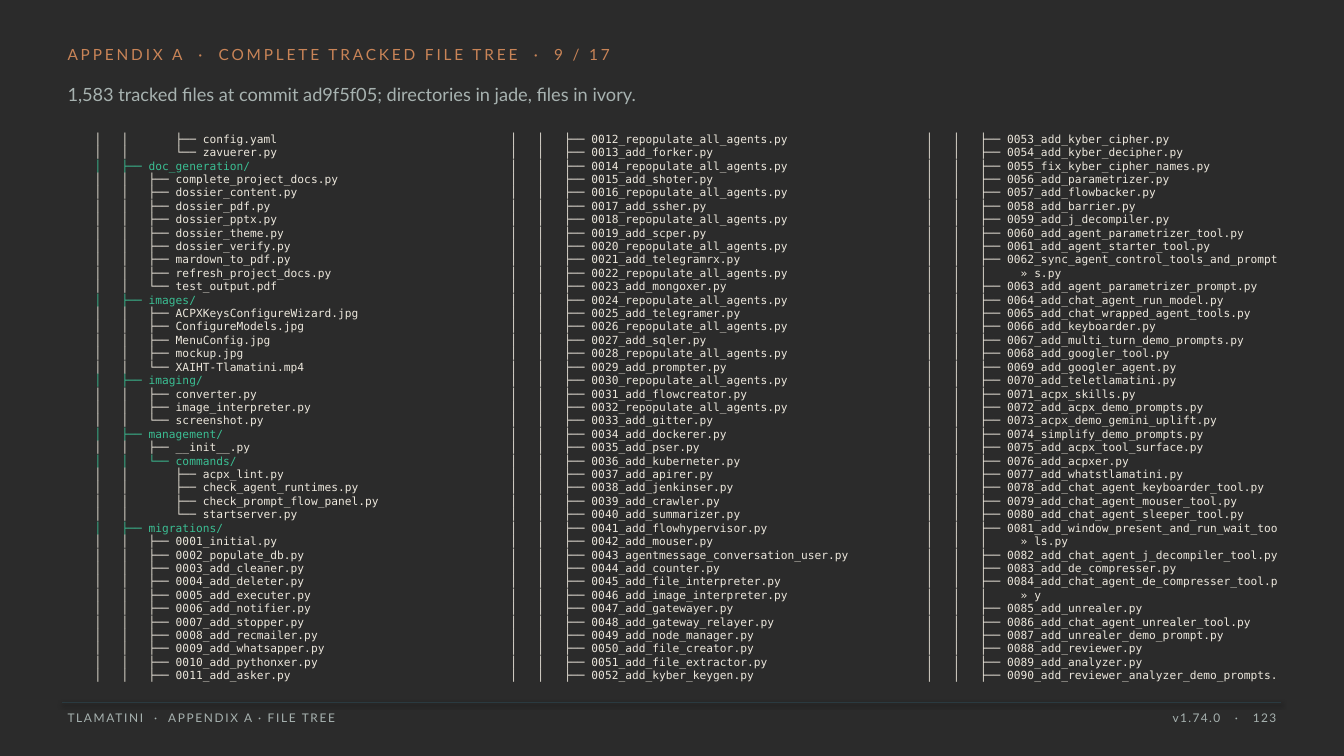
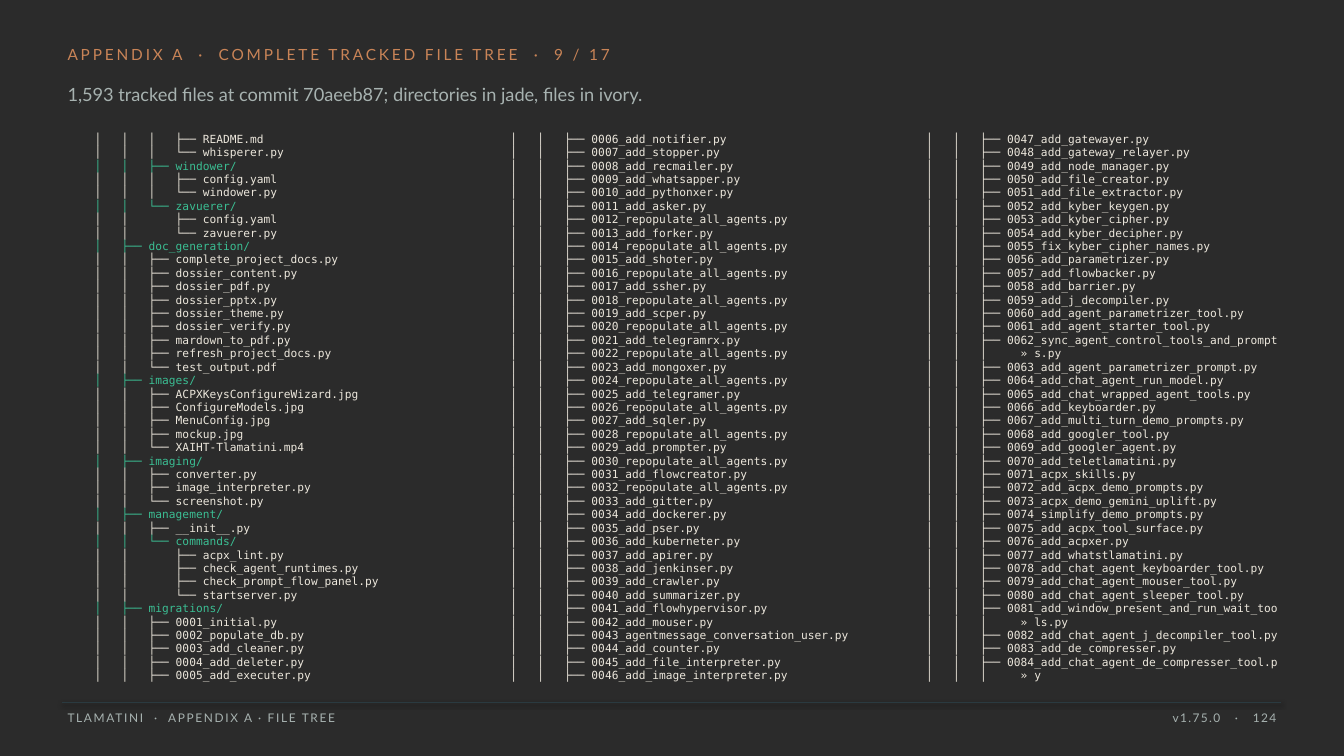
Before and after one commit to XAIHT/Tlamatini, a slide deck: slide 124 of Tlamatini_eXtended_Artificial_Intelligence_Humanly_Tempered.pptx (slide 123 before the commit). Drawn at 1344x756 pixels with LibreOffice and Linux fonts; fonts in the diff are those of the drawing; background and template pictures are left out; a plain dark background stands for a picture behind light text. Boxes give left, top, right and bottom in pixels: in the first picture for what was removed or moved away, otherwise in the second. Text is boxed around its words. In the diff, an @@ line names an element or a change of style, - is before the commit and + after.

```diff
--- a/Tlamatini_eXtended_Artificial_Intelligence_Humanly_Tempered.pptx
+++ b/Tlamatini_eXtended_Artificial_Intelligence_Humanly_Tempered.pptx
@@ text at bbox=[68, 87, 642, 104]: text changed @@
-1,583 tracked files at commit ad9f5f05; directories in jade, files in ivory.
+1,593 tracked files at commit 70aeeb87; directories in jade, files in ivory.
@@ text at bbox=[176, 134, 284, 213]: paragraphs added @@
+│ │ │ ├── README.md
+│ │ │ └── whisperer.py
+│ │ ├── windower/
+│ │ │ ├── config.yaml
+│ │ │ └── windower.py
+│ │ └── zavuerer/
@@ text at bbox=[591, 134, 740, 213]: paragraphs added @@
+│ │ ├── 0006_add_notifier.py
+│ │ ├── 0007_add_stopper.py
+│ │ ├── 0008_add_recmailer.py
+│ │ ├── 0009_add_whatsapper.py
+│ │ ├── 0010_add_pythonxer.py
+│ │ ├── 0011_add_asker.py
@@ text at bbox=[1007, 134, 1190, 213]: paragraphs added @@
+│ │ ├── 0047_add_gatewayer.py
+│ │ ├── 0048_add_gateway_relayer.py
+│ │ ├── 0049_add_node_manager.py
+│ │ ├── 0050_add_file_creator.py
+│ │ ├── 0051_add_file_extractor.py
+│ │ ├── 0052_add_kyber_keygen.py
@@ text at bbox=[176, 603, 325, 682]: paragraphs removed @@
-│ │ ├── 0006_add_notifier.py
-│ │ ├── 0007_add_stopper.py
-│ │ ├── 0008_add_recmailer.py
-│ │ ├── 0009_add_whatsapper.py
-│ │ ├── 0010_add_pythonxer.py
-│ │ ├── 0011_add_asker.py
@@ text at bbox=[591, 603, 774, 682]: paragraphs removed @@
-│ │ ├── 0047_add_gatewayer.py
-│ │ ├── 0048_add_gateway_relayer.py
-│ │ ├── 0049_add_node_manager.py
-│ │ ├── 0050_add_file_creator.py
-│ │ ├── 0051_add_file_extractor.py
-│ │ ├── 0052_add_kyber_keygen.py
@@ text at bbox=[1007, 603, 1277, 682]: paragraphs removed @@
-│ │ ├── 0085_add_unrealer.py
-│ │ ├── 0086_add_chat_agent_unrealer_tool.py
-│ │ ├── 0087_add_unrealer_demo_prompt.py
-│ │ ├── 0088_add_reviewer.py
-│ │ ├── 0089_add_analyzer.py
-│ │ ├── 0090_add_reviewer_analyzer_demo_prompts.
@@ text at bbox=[1173, 713, 1276, 722]: text changed @@
-v1.74.0 · 123
+v1.75.0 · 124
```
Also in this commit, not shown: 130 other slides changed, 2 slides added, 1 slide removed, 32 other files.
